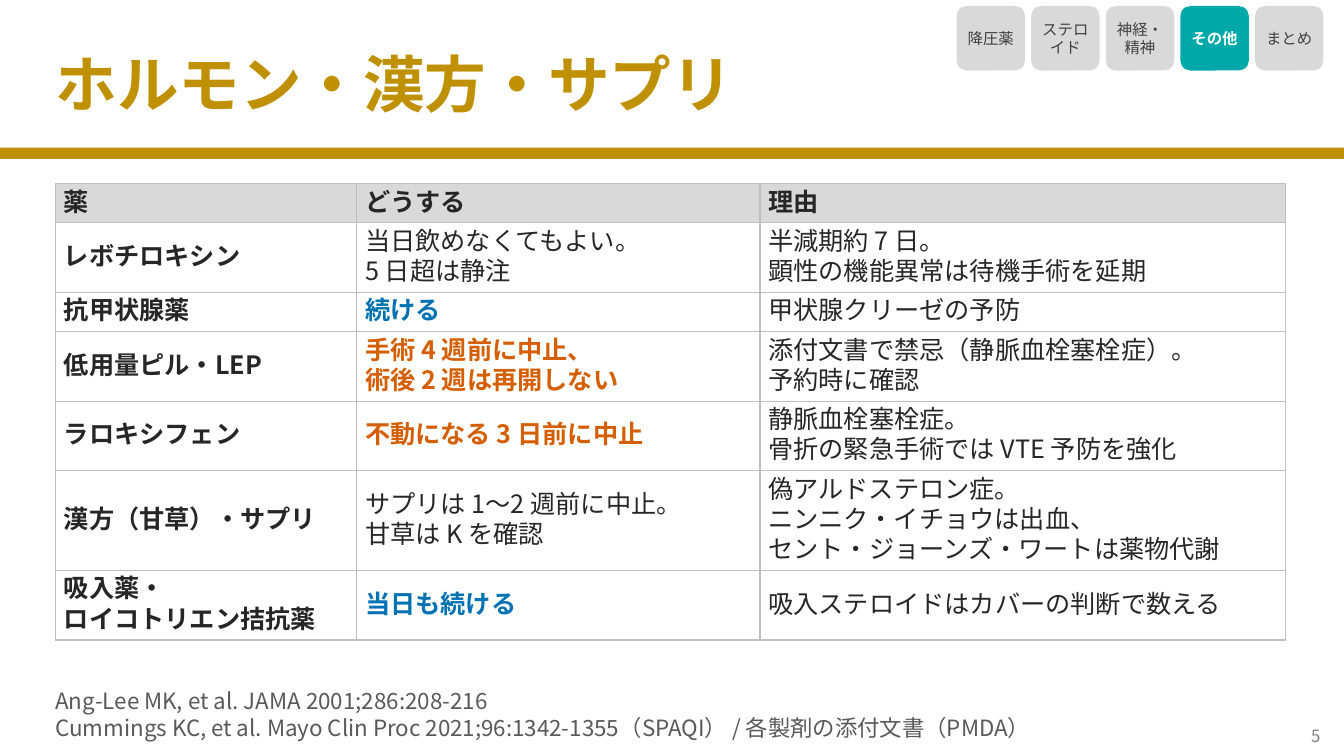
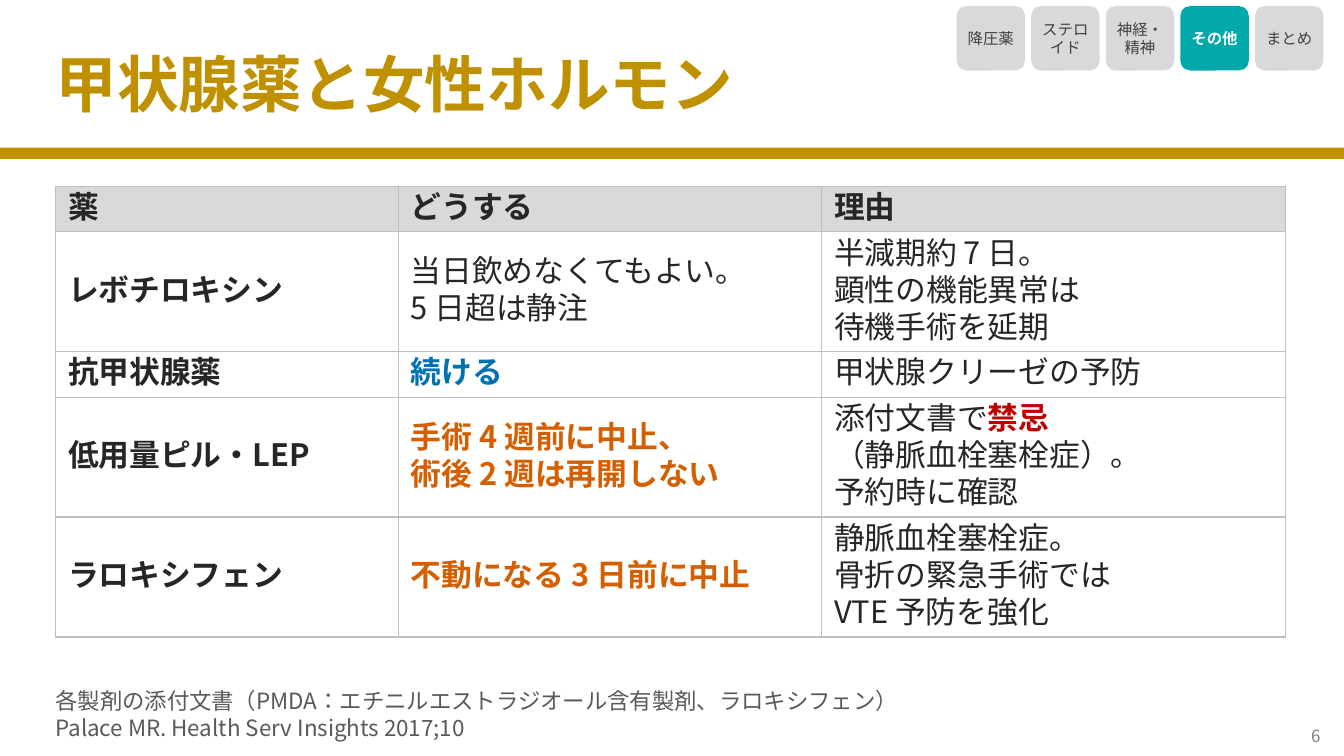
Before and after one commit to nobumitsu-3141/Anes-lecture, a slide deck: slide 7 of slides/4-14_other_chronic_drugs/4-14_other_chronic_drugs.pptx (slide 6 before the commit). Drawn at 1344x756 pixels with LibreOffice and Linux fonts; fonts in the diff are those of the drawing. Boxes give left, top, right and bottom in pixels: in the first picture for what was removed or moved away, otherwise in the second. Text is boxed around its words. In the diff, an @@ line names an element or a change of style, - is before the commit and + after.

```diff
--- a/slides/4-14_other_chronic_drugs/4-14_other_chronic_drugs.pptx
+++ b/slides/4-14_other_chronic_drugs/4-14_other_chronic_drugs.pptx
@@ title at (55, 54, 733, 113): text changed @@
-ホルモン・漢方・サプリ
+甲状腺薬と女性ホルモン
@@ table at (55, 187, 1286, 630) @@
-row 2, column 3: 半減期約 7 日。 / 顕性の機能異常は待機手術を延期
+row 2, column 3: 半減期約 7 日。 / 顕性の機能異常は / 待機手術を延期
-row 4: 低用量ピル・LEP | 手術 4 週前に中止、 / 術後 2 週は再開しない | 添付文書で禁忌（静脈血栓塞栓症）。 / 予約時に確認
-row 5: ラロキシフェン | 不動になる 3 日前に中止 | 静脈血栓塞栓症。 / 骨折の緊急手術では VTE 予防を強化
-row 6: 漢方（甘草）・サプリ | サプリは 1〜2 週前に中止。 / 甘草は K を確認 | 偽アルドステロン症。 / ニンニク・イチョウは出血、 / セント・ジョーンズ・ワートは薬物代謝
-row 7: 吸入薬・ / ロイコトリエン拮抗薬 | 当日も続ける | 吸入ステロイドはカバーの判断で数える
+row 4: 低用量ピル・LEP | 手術 4 週前に中止、 / 術後 2 週は再開しない | 添付文書で禁忌 / （静脈血栓塞栓症）。 / 予約時に確認
+row 5: ラロキシフェン | 不動になる 3 日前に中止 | 静脈血栓塞栓症。 / 骨折の緊急手術では / VTE 予防を強化
@@ text at (55, 690, 898, 741): text changed @@
-Ang-Lee MK, et al. JAMA 2001;286:208-216
-Cummings KC, et al. Mayo Clin Proc 2021;96:1342-1355（SPAQI） / 各製剤の添付文書（PMDA）
+各製剤の添付文書（PMDA：エチニルエストラジオール含有製剤、ラロキシフェン）
+Palace MR. Health Serv Insights 2017;10
@@ text at (1311, 729, 1320, 742): text changed @@
-5
+6
```
Also in this commit, not shown: 6 other slides changed, 3 slides added, 5 other files.
